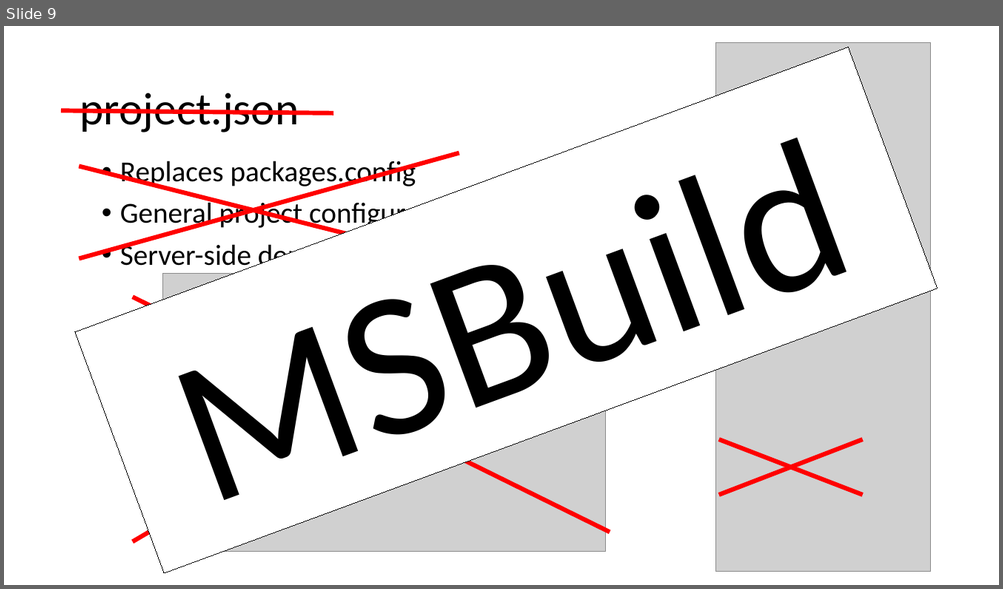
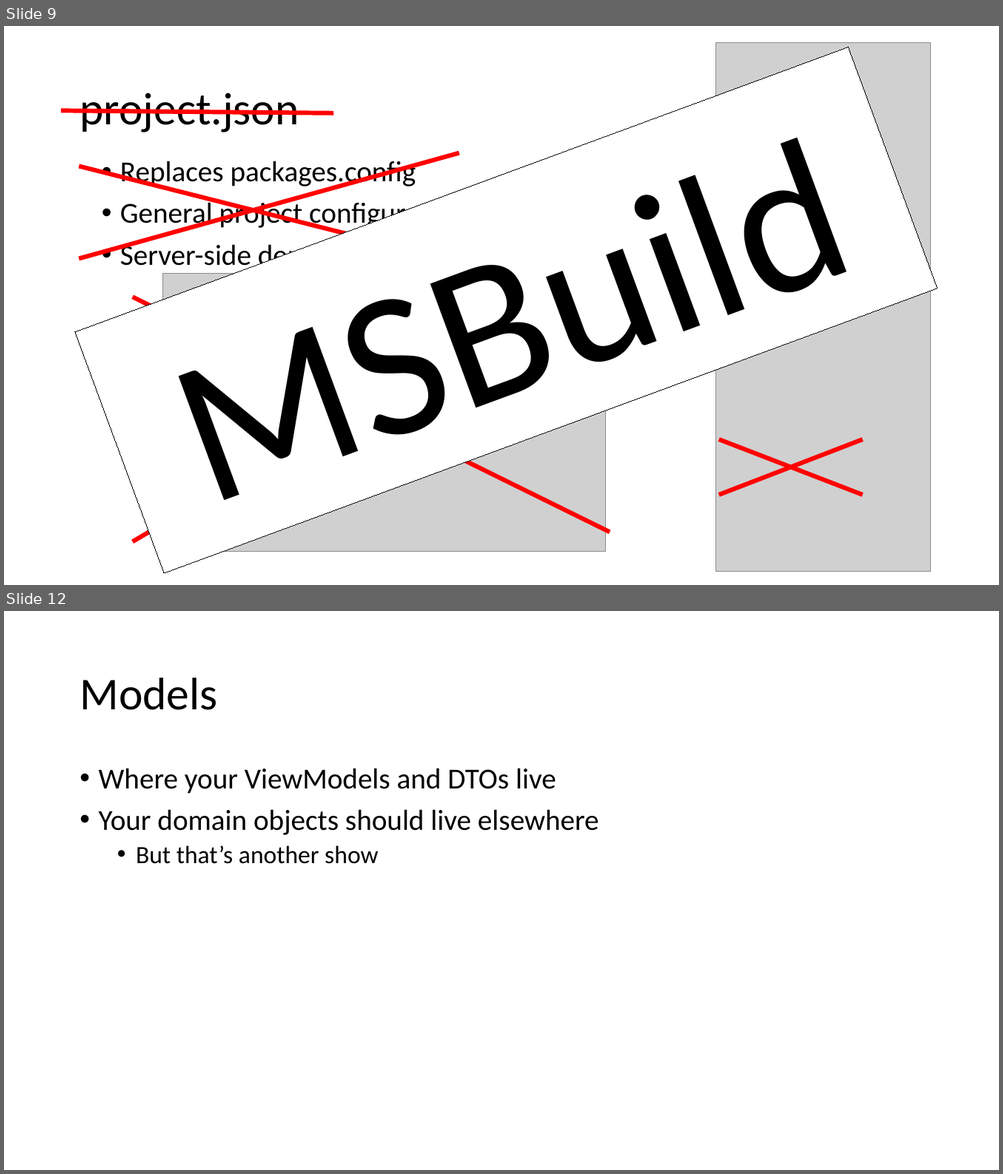
Before and after one commit to schneidenbach/Angular2-AspNetCore-TypeScript-Workshop, a slide deck: slides/7 - ASP.NET Core.pptx. Shown one above the other, each under a label of ours: slide 9 before the commit, slides 9 and 12 after it; the slides between them are not shown. The pictures are 1003x589 and 1003x1174 pixels, drawn with LibreOffice and Linux fonts; fonts in the diff are those of the drawing; grey boxes stand for pictures. Boxes give left, top, right and bottom in pixels: in the first picture for what was removed or moved away, otherwise in the second. Text is boxed around its words. In the diff, an @@ line names an element or a change of style, - is before the commit and + after.

```diff
--- a/slides/7 - ASP.NET Core.pptx
+++ b/slides/7 - ASP.NET Core.pptx
@@ slide 12 added at <box>4,611,999,1170</box>, background #FFFFFF @@
@@ title added at <box>79,678,217,710</box>, 44 pt, text #000000 @@
+Models
@@ text added at <box>99,768,599,864</box>, 28 pt, text #000000 @@
+• Where your ViewModels and DTOs live
+• Your domain objects should live elsewhere
+  • But that’s another show
```
Also in this commit, not shown: 3 other slides added, 4 slides removed, 1 other file.
